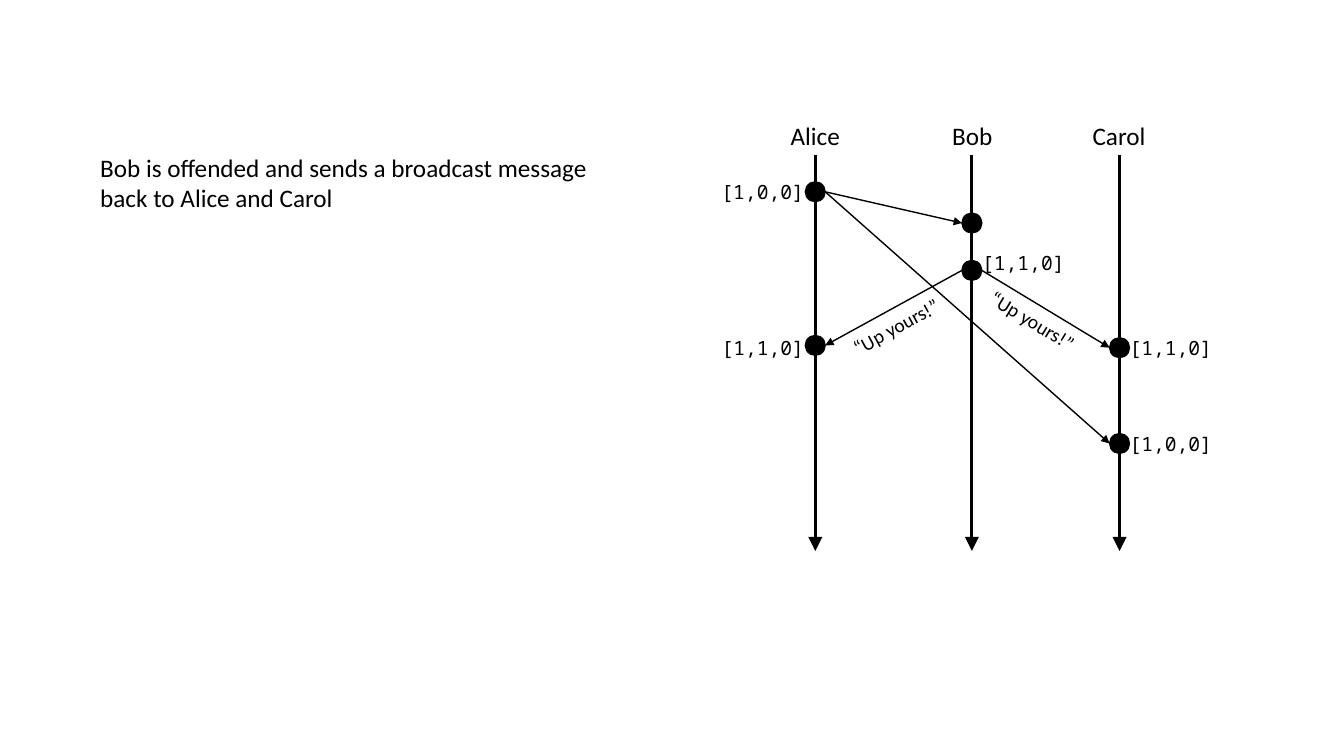
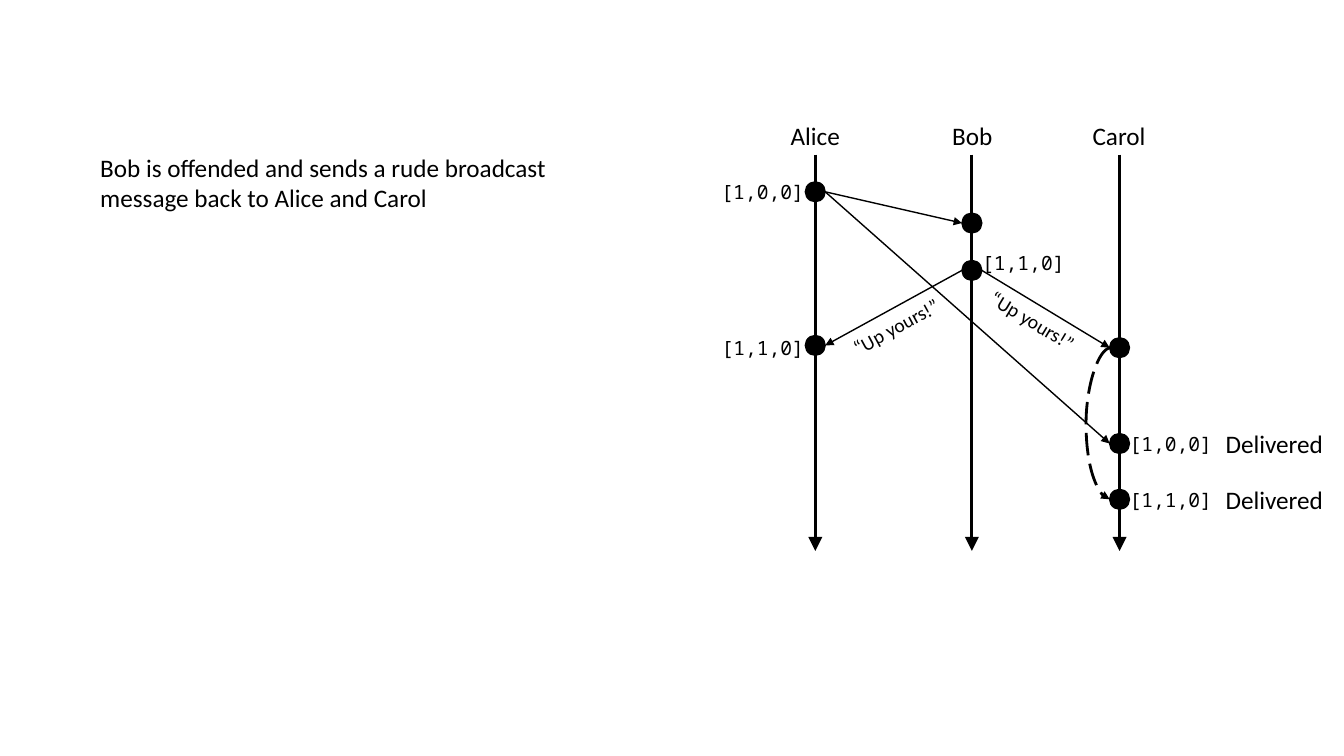
Before and after one commit to ChrisWhealy/DistributedSystemNotes, a slide deck: slide 60 of img/Diagrams.pptx. Drawn at 1344x756 pixels with LibreOffice and Linux fonts; fonts in the diff are those of the drawing. Boxes give left, top, right and bottom in pixels: in the first picture for what was removed or moved away, otherwise in the second. Text is boxed around its words. In the diff, an @@ line names an element or a change of style, - is before the commit and + after.

```diff
--- a/img/Diagrams.pptx
+++ b/img/Diagrams.pptx
@@ text at (x1=100, y1=159, x2=546, y2=212): text changed @@
-Bob is offended and sends a broadcast message back to Alice and Carol
+Bob is offended and sends a rude broadcast message back to Alice and Carol
@@ curved arrow added from (1111, 348) to (1110, 499), #000000 2 pt dashed @@
@@ text added at (x1=1226, y1=435, x2=1323, y2=453), 18 pt, text #000000 @@
+Delivered
@@ ellipse added at (x1=1110, y1=490, x2=1130, y2=510), fill #000000, outline #000000 1 pt @@
@@ text "[1,1,0]" moved from (x1=1130, y1=340, x2=1212, y2=358) to (x1=1130, y1=492, x2=1212, y2=510) @@
@@ text added at (x1=1226, y1=491, x2=1323, y2=509), 18 pt, text #000000 @@
+Delivered
```
Also in this commit, not shown: 2 other slides changed, 6 slides added, 1 slide removed, 20 other files.
